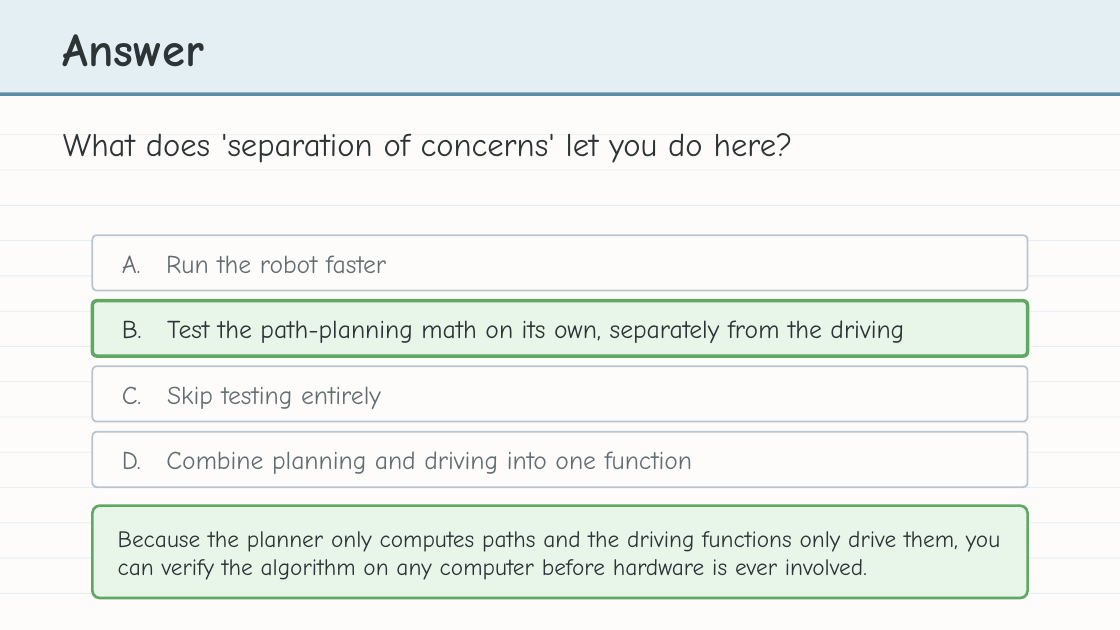
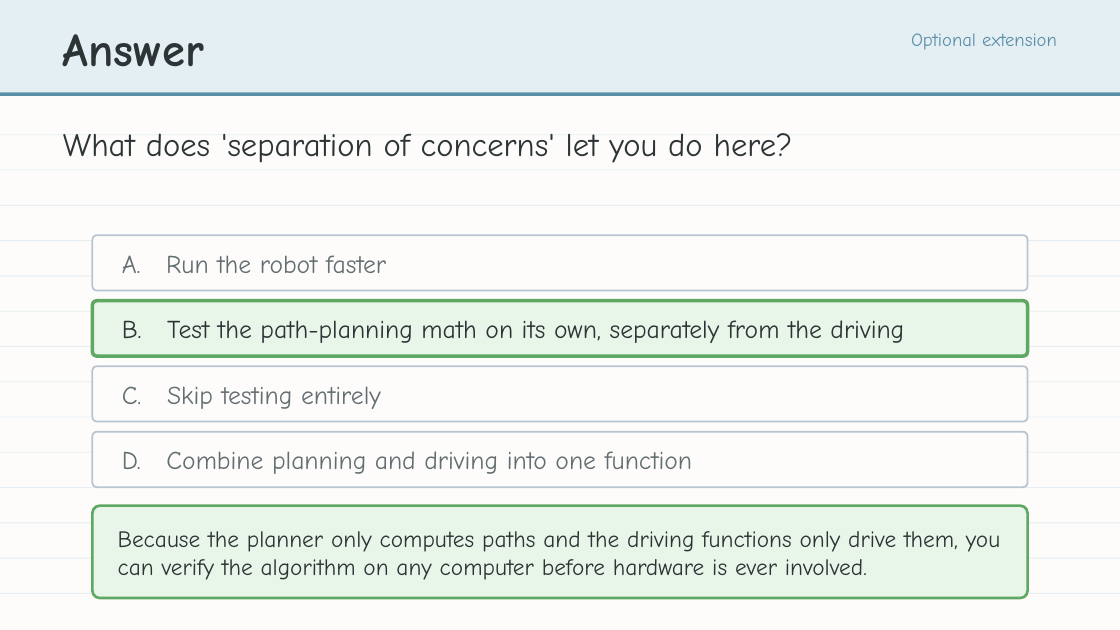
Before and after one commit to bradamiller/LearningPython, a slide deck: slide 11 of static/slides/module-04-manhattan/module-4-lesson-04-naming-and-testing-the-planner.pptx. Drawn at 1120x630 pixels with LibreOffice and Linux fonts; fonts in the diff are those of the drawing. Boxes give left, top, right and bottom in pixels: in the first picture for what was removed or moved away, otherwise in the second. Text is boxed around its words. In the diff, an @@ line names an element or a change of style, - is before the commit and + after.

```diff
--- a/static/slides/module-04-manhattan/module-4-lesson-04-naming-and-testing-the-planner.pptx
+++ b/static/slides/module-04-manhattan/module-4-lesson-04-naming-and-testing-the-planner.pptx
@@ text added at box(911, 33, 1057, 50), 16 pt, text #5B8FA8 @@
+Optional extension
```
Also in this commit, not shown: 5 other slides changed, 2 other files.
